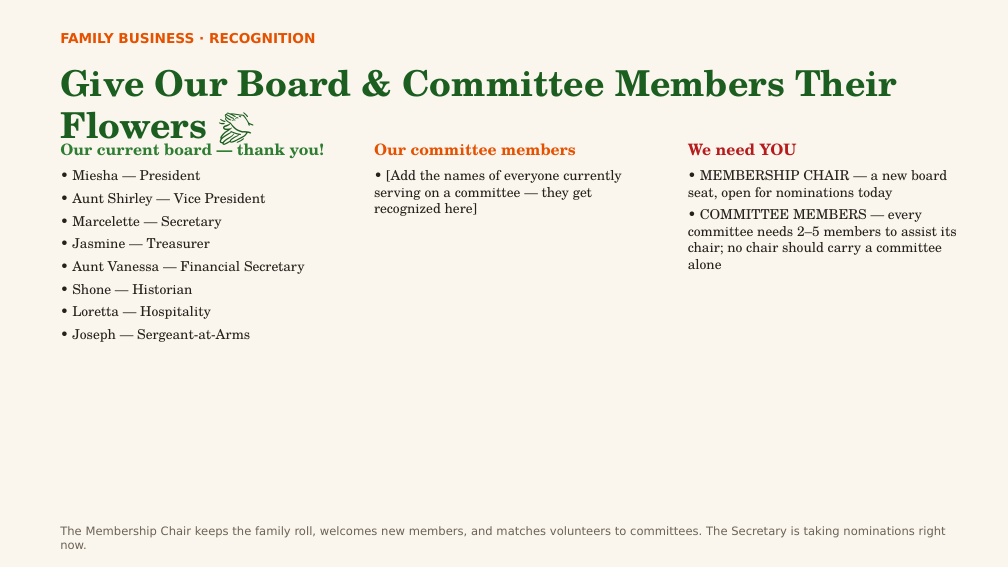
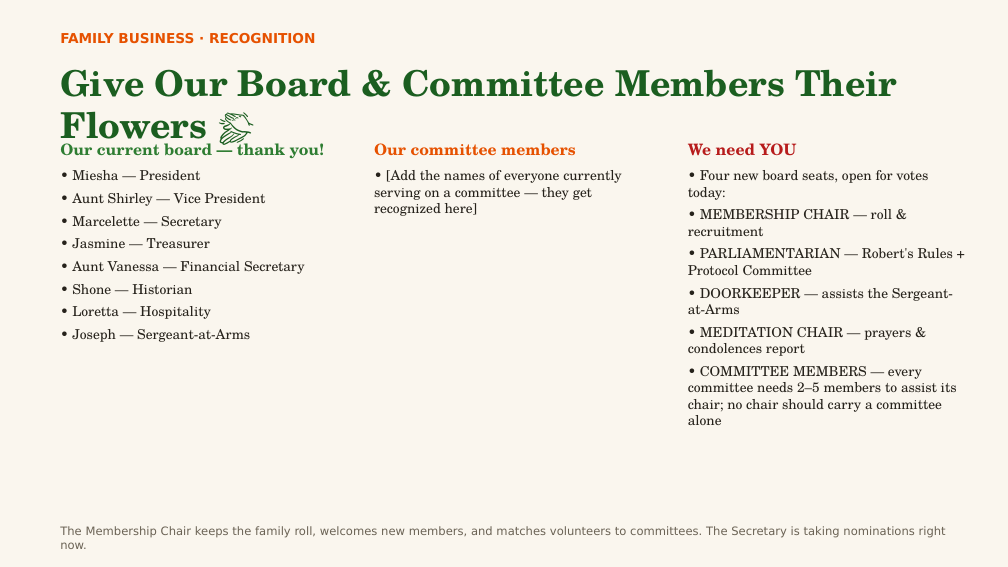
Before and after one commit to MEG-agt25/Family-Reunion, a slide deck: slide 17 of presentation/Harris-Nelson-Reunion-2026.pptx. Drawn at 1008x567 pixels with LibreOffice and Linux fonts; fonts in the diff are those of the drawing. Boxes give left, top, right and bottom in pixels: in the first picture for what was removed or moved away, otherwise in the second. Text is boxed around its words. In the diff, an @@ line names an element or a change of style, - is before the commit and + after.

```diff
--- a/presentation/Harris-Nelson-Reunion-2026.pptx
+++ b/presentation/Harris-Nelson-Reunion-2026.pptx
@@ text at (688,170,953,356): text changed @@
-• MEMBERSHIP CHAIR — a new board seat, open for nominations today
+• Four new board seats, open for votes today:
+• MEMBERSHIP CHAIR — roll & recruitment
+• PARLIAMENTARIAN — Robert's Rules + Protocol Committee
+• DOORKEEPER — assists the Sergeant-at-Arms
+• MEDITATION CHAIR — prayers & condolences report
```
Also in this commit, not shown: 2 other slides changed, 8 other files.
